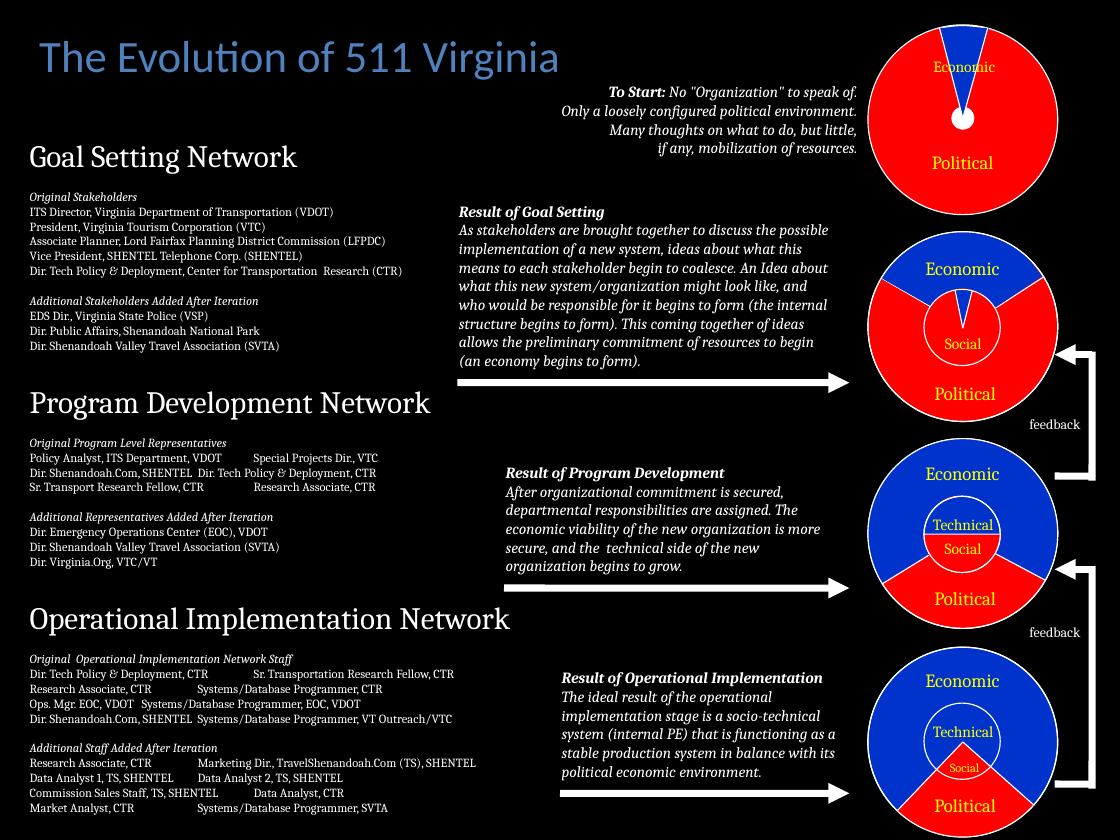
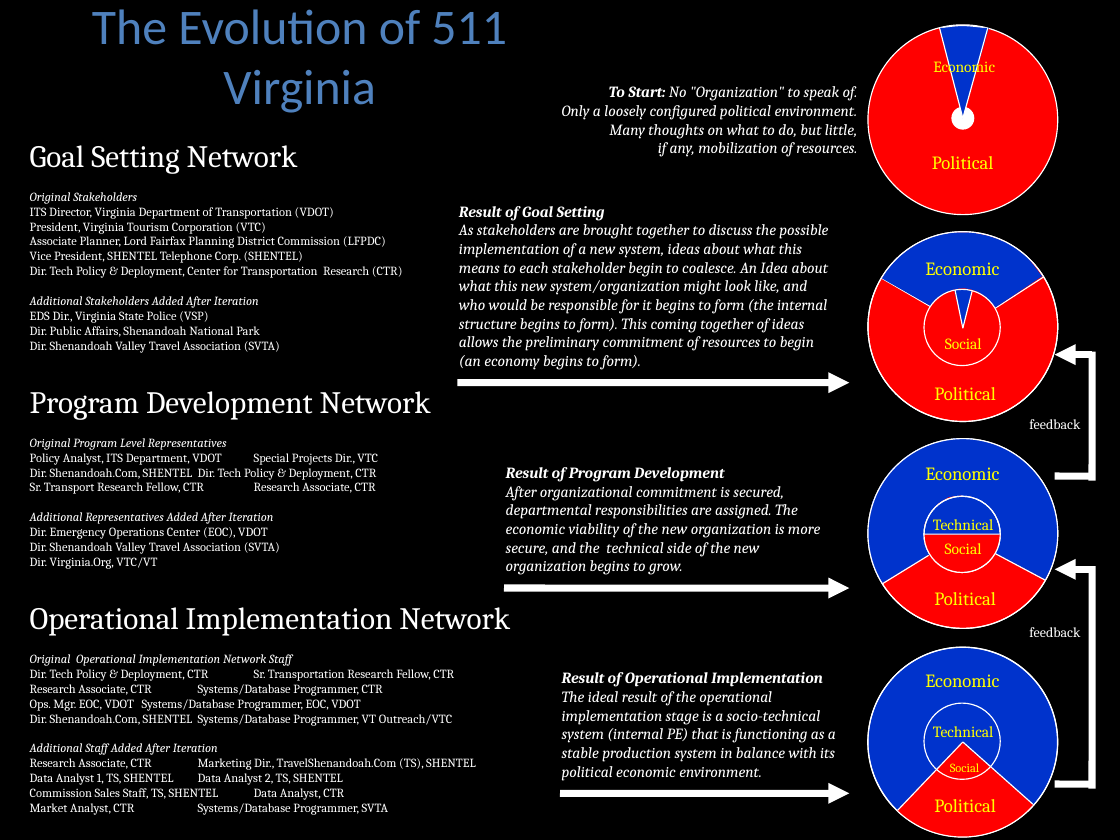
Before and after one commit to dads2busy/dads2busy.github.io, a slide deck: slide 22 of downloads/Workshop3-Schroeder-Building-Data-Sharing-Infrastructures.pptx. Drawn at 1120x840 pixels with LibreOffice and Linux fonts; fonts in the diff are those of the drawing. Boxes give left, top, right and bottom in pixels: in the first picture for what was removed or moved away, otherwise in the second. Text is boxed around its words. In the diff, an @@ line names an element or a change of style, - is before the commit and + after.

```diff
--- a/downloads/Workshop3-Schroeder-Building-Data-Sharing-Infrastructures.pptx
+++ b/downloads/Workshop3-Schroeder-Building-Data-Sharing-Infrastructures.pptx
@@ title "The Evolution of 511 Virginia" at box(92, 9, 507, 113): size 28.8 to 32 pt @@
```
Also in this commit, not shown: 1 other slide changed, 11 other files.
